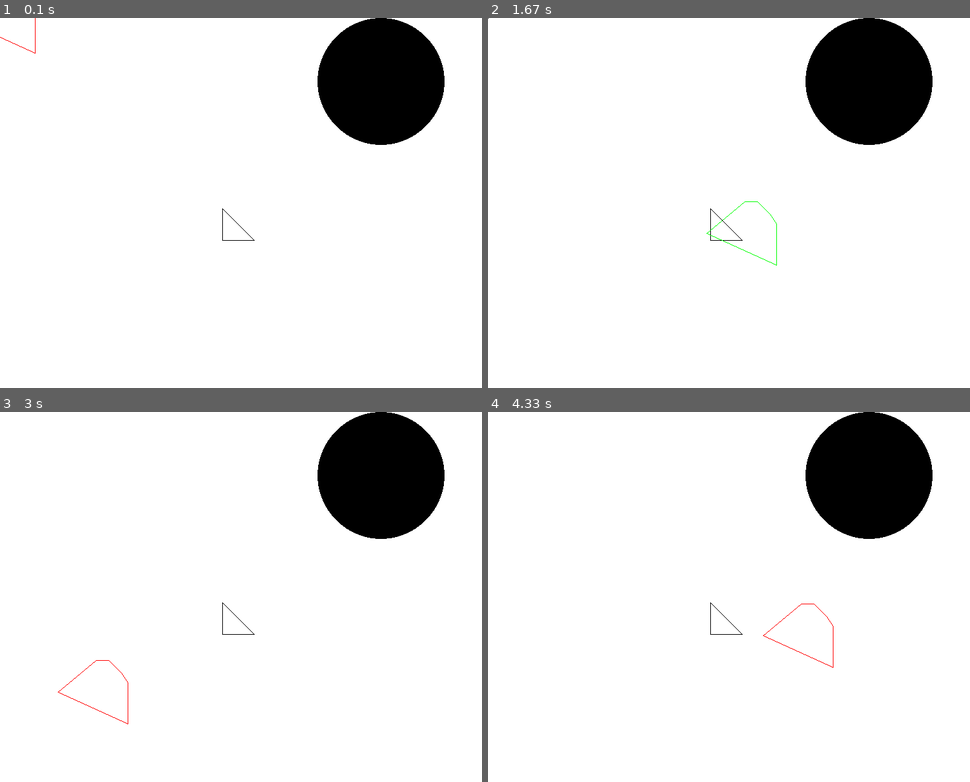
Above: before the commit, frames 1-4 (two rows, left to right).
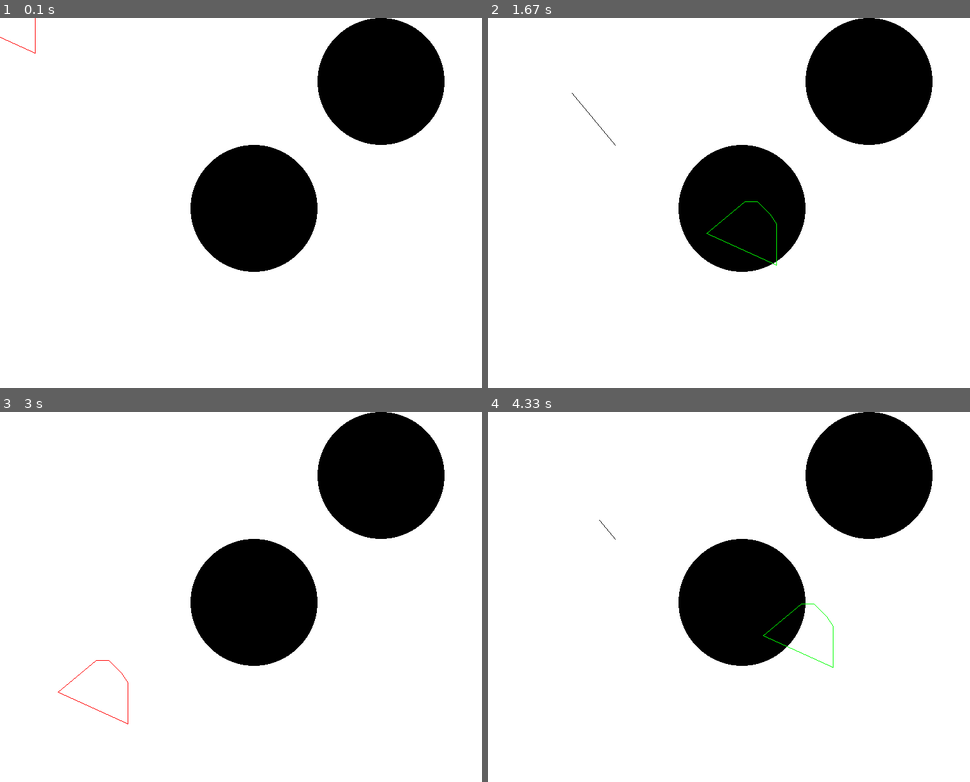
Above: after the commit, the same moments.

Repository: valentine-bread/Collision_Avoidance_Algorithms
Game: pygame game, started from GJK/test.py
Two runs of this game, one before a commit and one after it. Both use one fixed random seed, a clock stepped at 60 frames per second and the inputs below.
Inputs (mouse positions are in pixels of both pictures, inside the frame that each line leads up to):
- Up to frame 1 (0.1 s): no input
- Up to frame 2 (1.67 s): hold Right 0.33-0.8 s; move the mouse to (724, 225) at 0.37 s; hold Up 0.83-1.13 s; move the mouse to (907, 199) at 0.87 s; hold Right 1.17-1.63 s; move the mouse to (743, 232) at 1.2 s
- Up to frame 3 (3 s): hold Left 1.67-2.2 s; move the mouse to (130, 604) at 1.7 s; hold Down 2.23-2.53 s; move the mouse to (303, 685) at 2.27 s; hold Left 2.57-2.97 s; move the mouse to (96, 693) at 2.6 s
- Up to frame 4 (4.33 s): hold Up 3-3.37 s; move the mouse to (815, 471) at 3.03 s; hold Right 3.4-4.03 s; move the mouse to (926, 737) at 3.43 s; hold Down from 4.07 s (still down); move the mouse to (801, 634) at 4.1 s

The runs differ from the first frame. In frame 1, 7.0% of the frame differs, in the area x 39-66%, y 34-69%; in frame 2, 7.0%; in frame 3, 7.0%; in frame 4, 7.1%, in the area x 23-72%, y 29-70%.

Commit message:
gjk_epa_sat_v2

Diff:
--- a/GJK/test.py
+++ b/GJK/test.py
@@ -20,15 +20,13 @@
 RED   = (255,   0,   0)
 
 def run():
-    circle1 = ((400, 300), 100)
-    circle2 = ((600, 100), 100)
-
-    poly1 = (
+    poly_list = [(
         ( 00 + 400,  50 + 300),
         (-50 + 400,  50 + 300),
         (-50 + 400,   0 + 300)
-    )
-
+    )]
+    circle_list = [((400, 300), 100),
+                       ((600, 100), 100)]
 
     while True:
         for event in pygame.event.get():
@@ -49,22 +47,34 @@
 
 
         SCREEN.fill(WHITE)
-        poly2 = makePolyFromMouse()
+        poly_mouse = makePolyFromMouse()
 
-        collide, dist = gjk_epa.collidePolyPoly(poly2, poly1)
-        polygon(poly1)
-        # polygon(list(map(lambda x: (x[0] + 200, x[1] + 200 ),sim)))
+        dist = list()
+        collide = list()
 
-        collide1, dist1 = gjk_epa.collidePolyCircle(poly2, circle2)
-        circle(circle2)
+        for p in poly_list:
+            col, d = gjk_epa.collidePolyPoly(poly_mouse, p)
+            dist.append(d)
+            collide.append(col)
+            polygon(p)
 
-        # collide2 = gjk_epa.collidePolyCircle(poly2, circle2)
-        # circle(circle2)
+        for c in circle_list:
+            col, d = gjk_epa.collidePolyCircle(poly_mouse, c)
+            dist.append(d)
+            collide.append(col)
+            circle(c)
 
-        print(sqrt(dist[0] ** 2 + dist[1] ** 2))
-        if sqrt(dist[0] ** 2 + dist[1] ** 2) != 0:
-            line((0,0), dist)
-        polygon(poly2, GREEN if collide or collide1 else RED)
+
+        if any(collide):
+            d_max = list(map(lambda x: sqrt(x[0] ** 2 + x[1] ** 2), dist))
+            index = d_max.index(max(d_max))
+            print(d_max[index])
+            line((200,200), (dist[index][0] + 200, dist[index][1] + 200))
+            polygon(poly_mouse, GREEN)
+        else:
+            polygon(poly_mouse, RED)
+
+
 
         pygame.display.flip()
         CLOCK.tick(60)
